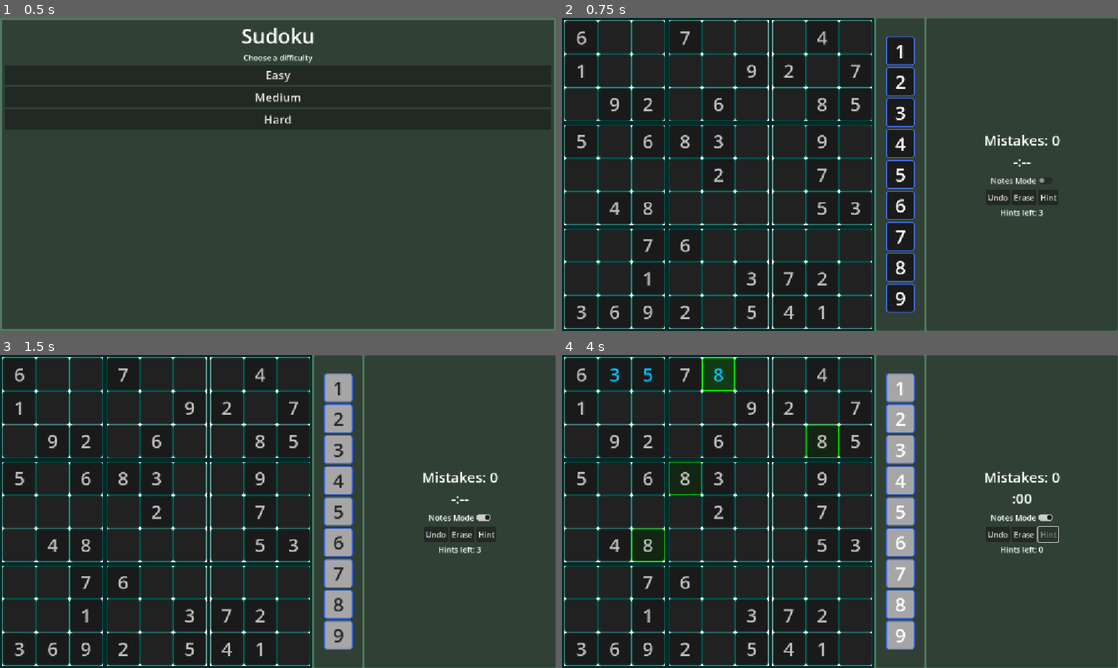
Above: before the commit, frames 1-4 (two rows, left to right).
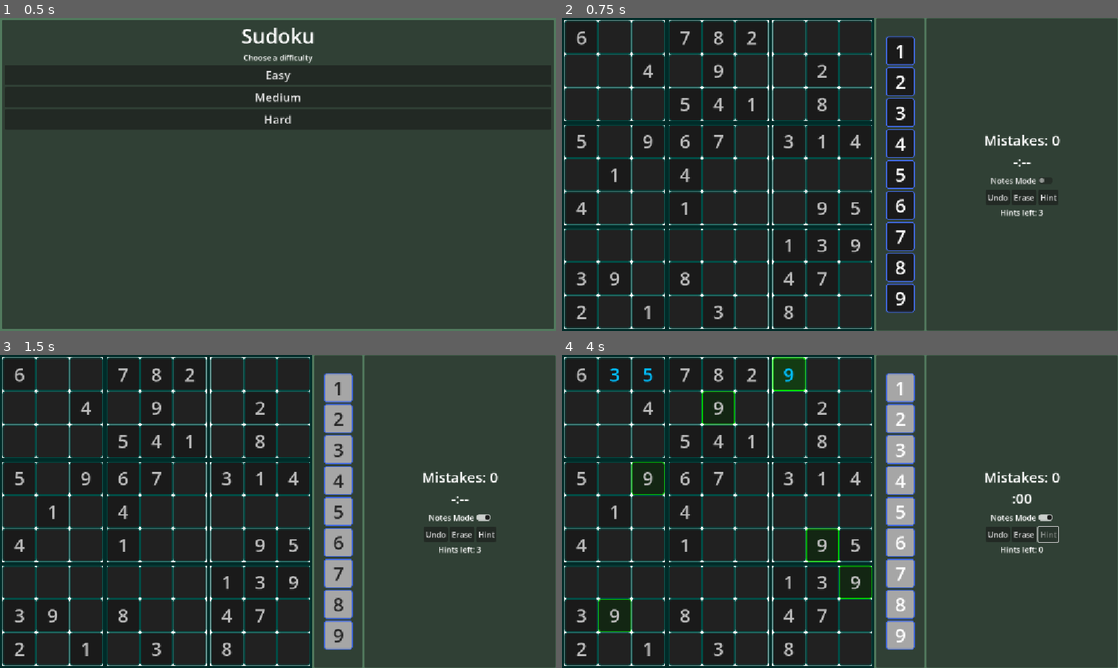
Above: after the commit, the same moments.

Repository: ignacio-w/sudoku
Game: Godot game, scene res://scenes/ui/main_menu.tscn
Same seed, same stepped clock (60 frames per second), same inputs: the game is played once before the commit and once after it.
Inputs (mouse positions are in pixels of both pictures, inside the frame that each line leads up to):
- Up to frame 1 (0.5 s): no input
- Up to frame 2 (0.75 s): click "Easy" at 0.5 s
- Up to frame 3 (1.5 s): click "Notes Mode" at 1.25 s
- Up to frame 4 (4 s): click "Undo" at 2 s; click "Hint" at 2.75 s; tap Enter at 3.5 s; move the mouse to (578, 373) at 3.52 s; hold Right (ui_right) from 3.53 s (still down); click (578, 373) at 3.67 s; tap Space (ui_select) at 3.77 s

Frame 1 is identical in both runs. In frame 2, 2.1% of the frame differs, in the area x 2-54%, y 4-97%; in frame 3, 2.1%; in frame 4, 4.1%, in the area x 2-56%, y 0-97%.

Commit message:
Optimized and improved puzzle generation speed
- Refactored Sudoku generator to build a single solution board and use _attempt_create_puzzle() (tracks per-attempt timing and failure counts).
- Improved performance in rules: added find_most_constrained_cell() and switched get_candidates() to a bitmask-based implementation for faster candidate lookup.
- Solver updated to use the most-constrained heuristic (used in both _solve_recursive() and count_solutions()) to speed backtracking and solution counting

Diff:
--- a/scripts/sudoku/sudoku_generator.gd
+++ b/scripts/sudoku/sudoku_generator.gd
@@ -57,37 +57,38 @@
 ## TODO: Medium/hard difficulty takes a while to generate. Improve generation
 ## speed.
 func generate(difficulty: Difficulty = Difficulty.EASY) -> SudokuPuzzle:
+	# 1. Create a solution board once
+	var solution_board := _build_solution_board()
 	var min_tier := _min_tier_for(difficulty)
 	var max_attempts := 25
+	#var _successes := 0
+	var _time = 0
 
 	var puzzle: SudokuPuzzle
-	# Attempt to generate board "max_attempts" attempts
 	for attempt in range(max_attempts):
-		puzzle = _generate_attempt(difficulty)
+		# 2. Remove clues in an attempt to create a puzzle that meets difficulty
+		# criteria
+		var init_time := Time.get_ticks_msec()
+
+		puzzle = _attempt_create_puzzle(solution_board, difficulty)
 		var tier := rater.rate(puzzle.player_board)
+		_time += Time.get_ticks_msec() - init_time
+		print("Took %dms to generate a puzzle #%d." % [Time.get_ticks_msec() - init_time, attempt])
 		if tier >= min_tier:
 			print("Reached min target on attempt %d" % (attempt + 1))
+			#_successes += 1
+			print("Avg time per puzzle gen: %f" % ((_time / float(max_attempts)) / 1000.0))
+			print("Total time elapsed: %.3fs" % (_time / 1000.0))
 			return puzzle
+		print()
 
+	print("Total time elapsed: %.3fs" % (_time / 1000.0))
 	push_warning("Couldn't reach minimum difficuly after %d attempts; returning last attempt." % max_attempts)
 	return puzzle
 
-## Main method to generate a SudokuPuzzle with a given difficulty. Makes sure
-## difficulty of puzzle does not exceed the max technique tier for that
-## difficulty.
-func _generate_attempt(difficulty: Difficulty) -> SudokuPuzzle:
-	# Construct empty SudokuPuzzle
-	var puzzle := SudokuPuzzle.new()
 
-	# Create empty notes board
-	puzzle.notes_board = []
-	puzzle.notes_board.resize(9)
-	for row in range(9):
-		puzzle.notes_board[row] = []
-		puzzle.notes_board[row].resize(9)
-		for col in range(9):
-			puzzle.notes_board[row][col] = [] as Array[int]
-
+## Creates a solution board for the generator to use.
+func _build_solution_board() -> Array[Array]:
 	# Create empty player board
 	var board: Array[Array] = []
 	board.resize(9)
@@ -99,7 +100,24 @@
 	# Create and store a solved board
 	if not solver._solve_recursive(board):
 		push_warning("Solved board could not be created!")
-	puzzle.solution_board = board.duplicate(true)
+	return board
+
+
+## Generates a SudokuPuzzle from a solution_board with a given difficulty. Makes
+## sure difficulty of puzzle does not exceed its max technique tier.
+func _attempt_create_puzzle(solution_board: Array[Array], difficulty: Difficulty) -> SudokuPuzzle:
+	# Construct empty SudokuPuzzle
+	var puzzle := SudokuPuzzle.new()
+	var board := solution_board.duplicate(true)
+
+	# Create empty notes board
+	puzzle.notes_board = []
+	puzzle.notes_board.resize(9)
+	for row in range(9):
+		puzzle.notes_board[row] = []
+		puzzle.notes_board[row].resize(9)
+		for col in range(9):
+			puzzle.notes_board[row][col] = [] as Array[int]
 
 	# Get cell positions
 	var cells: Array[Vector2i] = []
@@ -112,6 +130,7 @@
 	var max_tier := _max_tier_for(difficulty)
 	var target_clues := _target_clues_for(difficulty)
 	var clues := 81
+	var failures := 0
 	var actual_max_tier_used := SudokuDifficultyRater.Tier.SINGLES # for testing
 	for cell in cells:
 		var row = cell.x
@@ -122,24 +141,29 @@
 		# technique tier
 		if clues <= target_clues:
 			break
+
+		# Remove clue; perform checks
 		board[row][col] = 0
 
-		# Check #1: Board must have only 1 unique solution if clue were to be removed
+		# Check #1: Board must only have 1 unique solution
 		if solver.count_solutions(board) != 1:
 			board[row][col] = solution_value
+			failures += 1
 			continue
 
-		# Check #2: Technique difficulty to solve board mustn't exceed max for this difficulty
+		# Check #2: Difficulty to solve board mustn't exceed max for this difficulty
 		var rating = rater.rate(board)
 		if rating > max_tier:
 			board[row][col] = solution_value
+			failures += 1
 			continue
 		actual_max_tier_used = max(rating, actual_max_tier_used)
-
 		clues -= 1
 
 	print("Level ", str(difficulty), " board generated with ", str(clues), " clues.")
 	print("Most difficult technique used: " + str(actual_max_tier_used))
+	print("Failed %d times before succesful generation." % failures)
 	puzzle.player_board = board
+	puzzle.solution_board = solution_board.duplicate(true)
 
 	return puzzle
--- a/scripts/sudoku/sudoku_rules.gd
+++ b/scripts/sudoku/sudoku_rules.gd
@@ -40,6 +40,27 @@
 	return Vector2i(-1, -1)
 
 
+## Finds the empty cell with the FEWEST legal candidates. Trying the most
+## constrained cell first means backtracking fails fast on dead branches
+## instead of wandering deep into unproductive ones.
+static func find_most_constrained_cell(sudoku_board: Array[Array]) -> Vector2i:
+	var best_pos := Vector2i(-1, -1)
+	var best_count := 10  # more than any real candidate count
+
+	for row in range(9):
+		for col in range(9):
+			if sudoku_board[row][col] != 0:
+				continue
+			var count: int = get_candidates(sudoku_board, Vector2i(row, col)).size()
+			if count == 0:
+				return Vector2i(row, col)  # dead end — bail out immediately
+			if count < best_count:
+				best_count = count
+				best_pos = Vector2i(row, col)
+
+	return best_pos
+
+
 ## Checks to see if the number at the specified row and col would be a valid
 ## placement on the given board. In a normal game of Sudoku this means the
 ## number is not already found in the position's row, column, or subgrid. [br]
@@ -53,7 +74,7 @@
 		if sudoku_board[row][i] == num and i!= col:
 			return false
 
-	# Check subgrid
+	# Check subgrid/box
 	@warning_ignore("integer_division")
 	var r: int = row / 3 * 3
 	@warning_ignore("integer_division")
@@ -67,18 +88,59 @@
 	return true
 
 
-## Returns a list of all numbers that could still legally be placed at the given
-## position (candidates). Fills in numerical order (eg. [1, 4, 7]; never [4, 7, 1]).
-## A filled cell does not have any candidates.
+### Returns a list of all numbers that could still legally be placed at the given
+### position (candidates). Fills in numerical order (eg. [1, 4, 7]; never [4, 7, 1]).
+### A filled cell does not have any candidates. Uses bitmasks to do this,
+## optimizing for speed.
 static func get_candidates(board: Array[Array], pos: Vector2i) -> Array[int]:
-	if board[pos.x][pos.y] != 0: # Filled cell == no candidates
+	var row := pos.x
+	var col := pos.y
+
+	if board[row][col] != 0: # Filled cell == no candidates
 		return []
+
+	var used := 0
+	# used = 000000000
+	# Each digit represents numbers 1-9; if found in row/col; turn digit to 1
+	for i in range(9):
+		if board[row][i] != 0:
+			used |= 1 << (board[row][i] - 1)
+		if board[i][col] != 0:
+			used |= 1 << (board[i][col] - 1)
+
+	# Check subgrid/box
+	@warning_ignore("integer_division")
+	var r: int = row / 3 * 3
+	@warning_ignore("integer_division")
+	var c: int = col / 3 * 3
+	for i in range(3):
+		for j in range(3):
+			var num = board[r + i][c + j]
+			if num != 0:
+				used |= 1 << (num - 1)
 
 	var candidates: Array[int] = []
 	for num in range(1, 10):
-		if is_valid_num(board, pos.x, pos.y, num):
+		# Candidate if bit is not set (0)
+		if (used & 1 << (num - 1)) == 0:
 			candidates.append(num)
 	return candidates
+
+
+## Returns the list of candidate numbers (1-9) that could still legally be
+## placed at the given position. Empty if the cell is already filled.
+#static func get_candidates(sudoku_board: Array[Array], pos: Vector2i) -> Array[int]:
+	#var row := pos.x
+	#var col := pos.y
+	#
+	#if sudoku_board[row][col] != 0:
+		#return []
+	#
+	#var candidates: Array[int] = []
+	#for num in range(1, 10):
+		#if is_valid_num(sudoku_board, row, col, num):
+			#candidates.append(num)
+	#return candidates
 
 
 ## Returns all 27 units on a 9x9 board (9 rows, 9 columns, 9 boxes in that
--- a/scripts/sudoku/sudoku_solver.gd
+++ b/scripts/sudoku/sudoku_solver.gd
@@ -20,8 +20,8 @@
 ## If you don't want your inital board to be modified, use [method Sudoku.solve]
 ## to get a copy of the solved board instead.
 func _solve_recursive(sudoku_board: Array[Array]) -> bool:
-	# Find an empty cell
-	var empty_cell := SudokuRules.find_empty_cell(sudoku_board)
+	# Find most constrained cell (least candidates)
+	var empty_cell := SudokuRules.find_most_constrained_cell(sudoku_board)
 
 	# If there are no empty cells val of (-1, -1), board solution was found; END
 	if empty_cell == Vector2i(-1, -1):
@@ -56,8 +56,8 @@
 ## 1 if there is only 1 solution, and a number greater than 1 if the solution to
 ## the board is ambiguous (may not be actual number of solutions).
 func count_solutions(sudoku_board: Array[Array]) -> int:
-	# Find an empty cell
-	var empty_cell := SudokuRules.find_empty_cell(sudoku_board)
+	# Find most constrained cell (least candidates)
+	var empty_cell := SudokuRules.find_most_constrained_cell(sudoku_board)
 	var row: int
 	var col: int
 	var solutions := 0
